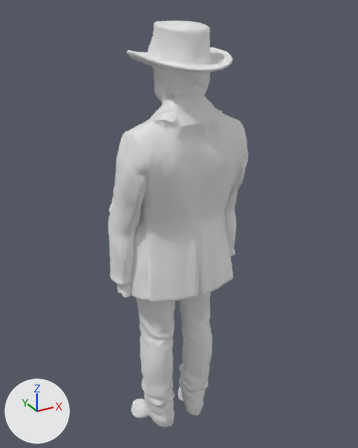
What one commit did to the glTF model assets/people/stranger2s.glb.
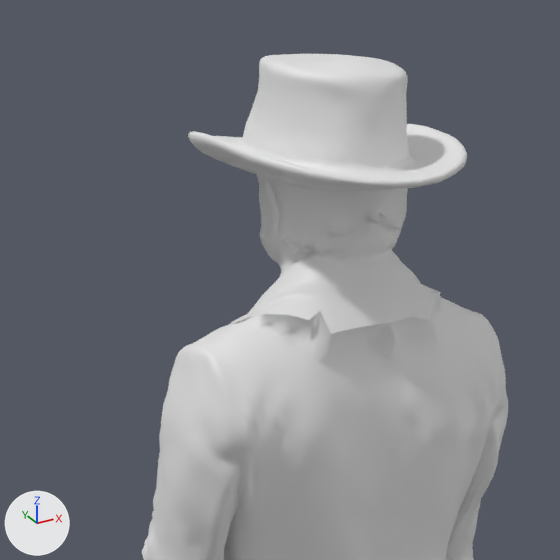
There are two pictures of each version: one whole from a 50 mm camera at (-0.892, -1.647, 1.857) aimed at (0.028, 0.025, 1.021), one close up on the part from 15% to 75% of the width and 0% to 48% of the height. The axes (+X, +Y, +Z) are drawn at lower left. The lights are the same throughout. The first two pictures are the older version. The close-ups show mesh edges as thin lines.

In view in the first close-up: 'body_head', 'body_skin'.
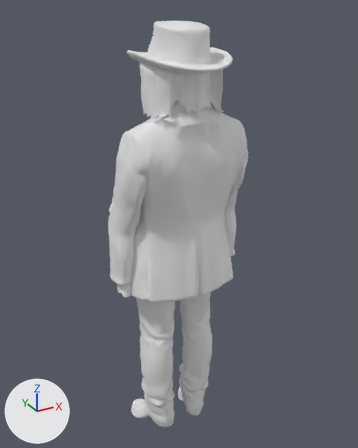
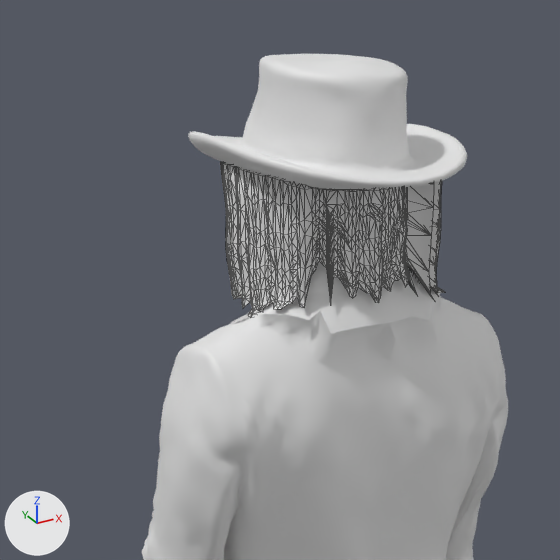
Changed parts and their boxes [x1, y1, x2, y2] in the close-ups (560 x 560 px):
```json
{"object": "body_hair", "change": "added", "after": [220, 162, 445, 317]}
```

The change, as JSON lines over the scene's bpy script:
```json
{"op": "add", "block": "me_body_hair", "code": ["me_body_hair = bpy.data.meshes.new('body_hair')", "me_body_hair.from_pydata(...)  # 1323 vertices, 2400 faces; spans x -0.149..0.149, y -0.186..0.017, z 1.492..1.684"]}
{"op": "add", "block": "ob_body_hair", "code": ["ob_body_hair = bpy.data.objects.new('body_hair', me_body_hair)", "ob_body_hair.location = (0.0, 0.0, 0.0)"]}
```
